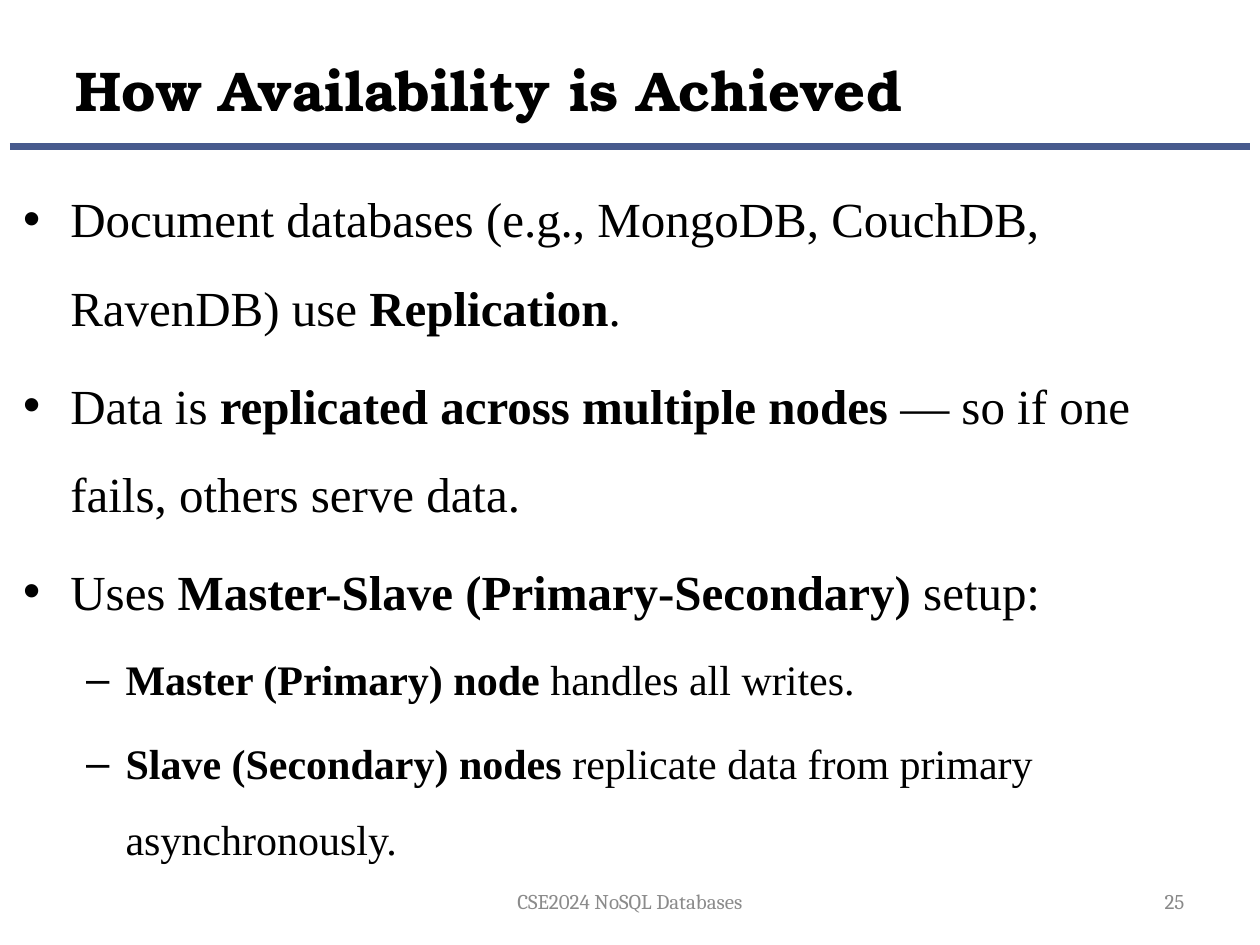
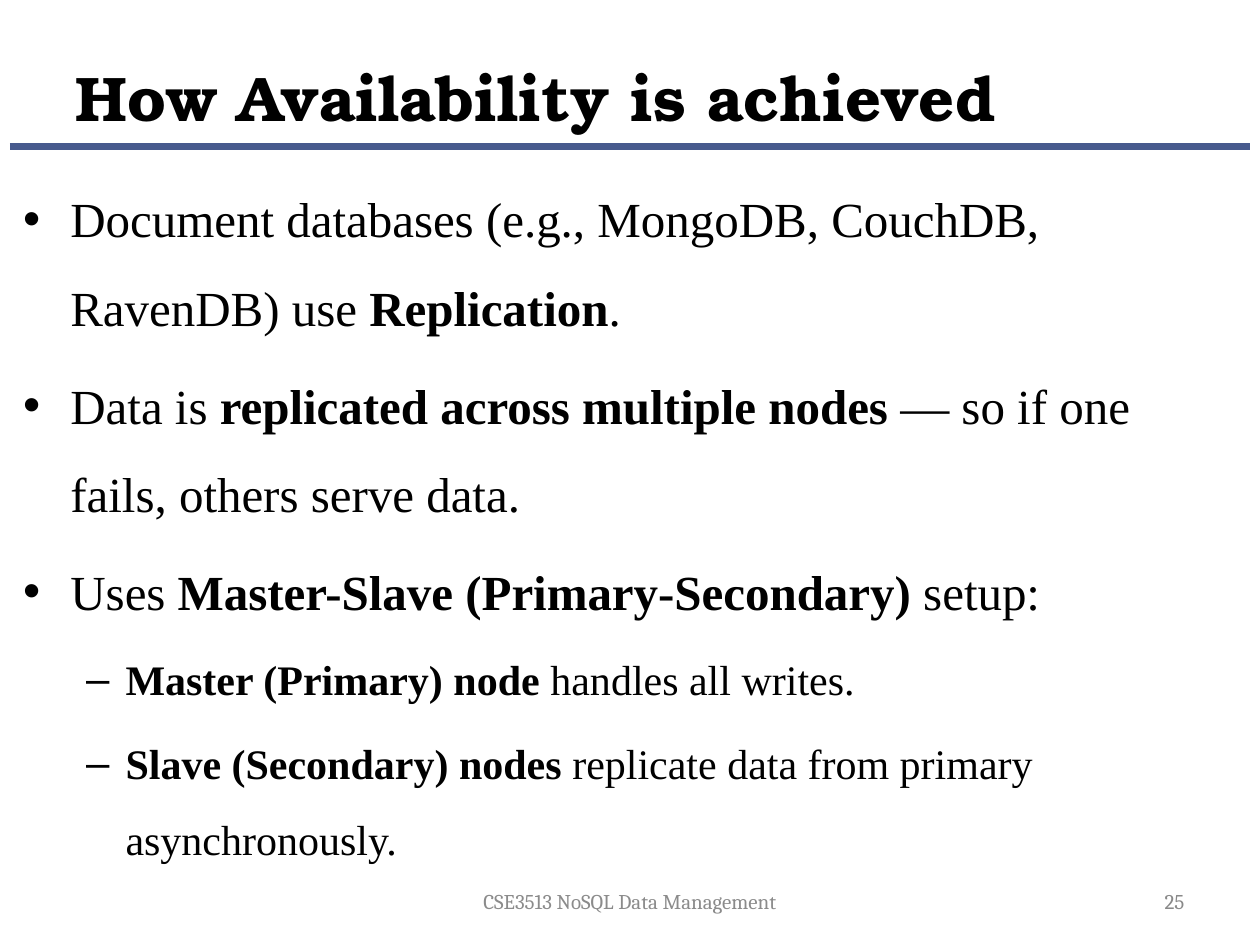
Before and after one commit to suniljeevan/NOSQL-2025, a slide deck: slide 25 of THEORY COURSE MATERIALS/Module 4.pptx. Drawn at 1260x945 pixels with LibreOffice and Linux fonts; fonts in the diff are those of the drawing; background and template pictures are left out. Boxes give left, top, right and bottom in pixels: in the first picture for what was removed or moved away, otherwise in the second. Text is boxed around its words. In the diff, an @@ line names an element or a change of style, - is before the commit and + after.

```diff
--- a/THEORY COURSE MATERIALS/Module 4.pptx
+++ b/THEORY COURSE MATERIALS/Module 4.pptx
@@ title at (76,72,995,135): text changed; size 32 to 36 pt @@
-How Availability is Achieved
+How Availability is achieved
@@ text at (483,895,777,914): text changed @@
-CSE2024 NoSQL Databases
+CSE3513 NoSQL Data Management
```
Also in this commit, not shown: 60 other slides changed, 3 other files.
